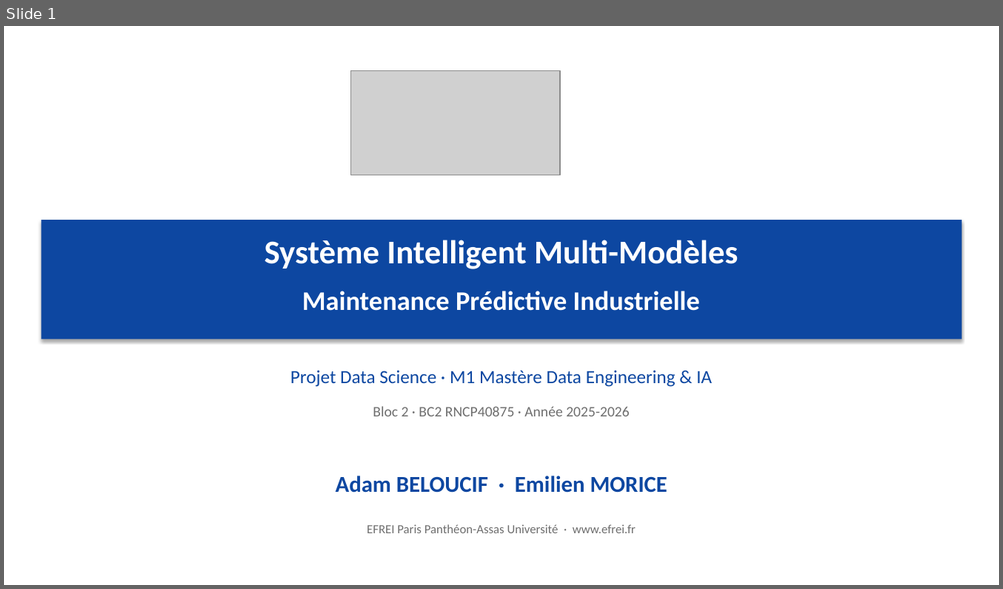
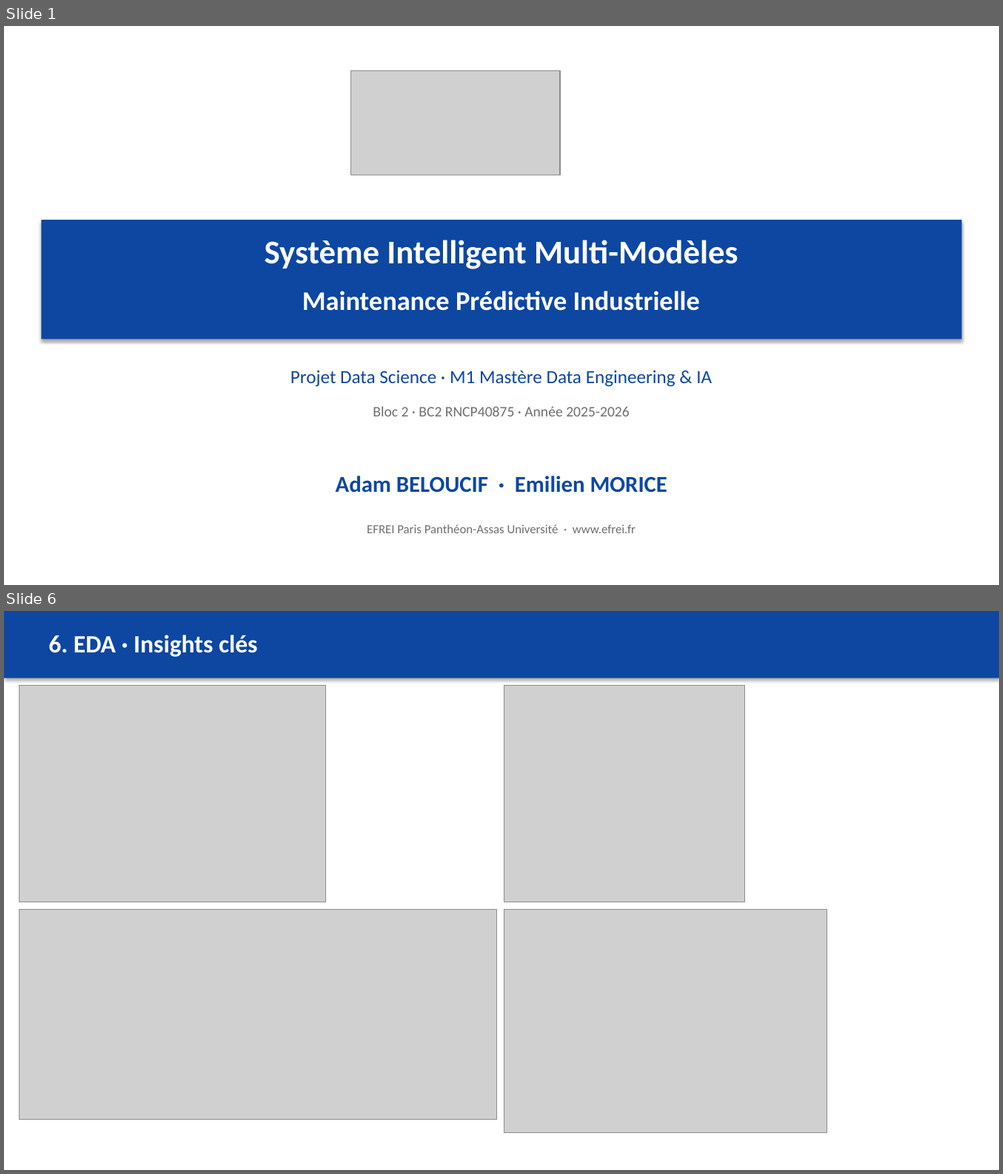
Before and after one commit to Adam-Blf/maintenance-predictive-industrielle, a slide deck: reports/presentation.pptx. Shown one above the other, each under a label of ours: slide 1 before the commit, slides 1 and 6 after it; the slides between them are not shown. The pictures are 1003x589 and 1003x1174 pixels, drawn with LibreOffice and Linux fonts; fonts in the diff are those of the drawing; grey boxes stand for pictures. Boxes give left, top, right and bottom in pixels: in the first picture for what was removed or moved away, otherwise in the second. Text is boxed around its words. In the diff, an @@ line names an element or a change of style, - is before the commit and + after.

```diff
--- a/reports/presentation.pptx
+++ b/reports/presentation.pptx
@@ slide 6 added at <box>4,611,999,1170</box>, background #FFFFFF @@
@@ rectangle added at <box>4,611,999,678</box>, fill #0D47A1 @@
@@ text added at <box>48,635,258,657</box>, 24 pt, text #FFFFFF, bold @@
+6. EDA · Insights clés
@@ picture added at <box>19,686,326,902</box> @@
@@ picture added at <box>504,686,745,902</box> @@
@@ picture added at <box>19,909,496,1120</box> @@
@@ picture added at <box>504,909,827,1133</box> @@
```
Also in this commit, not shown: 7 slides changed, 15 other slides added, 3 slides removed, 13 other files.
